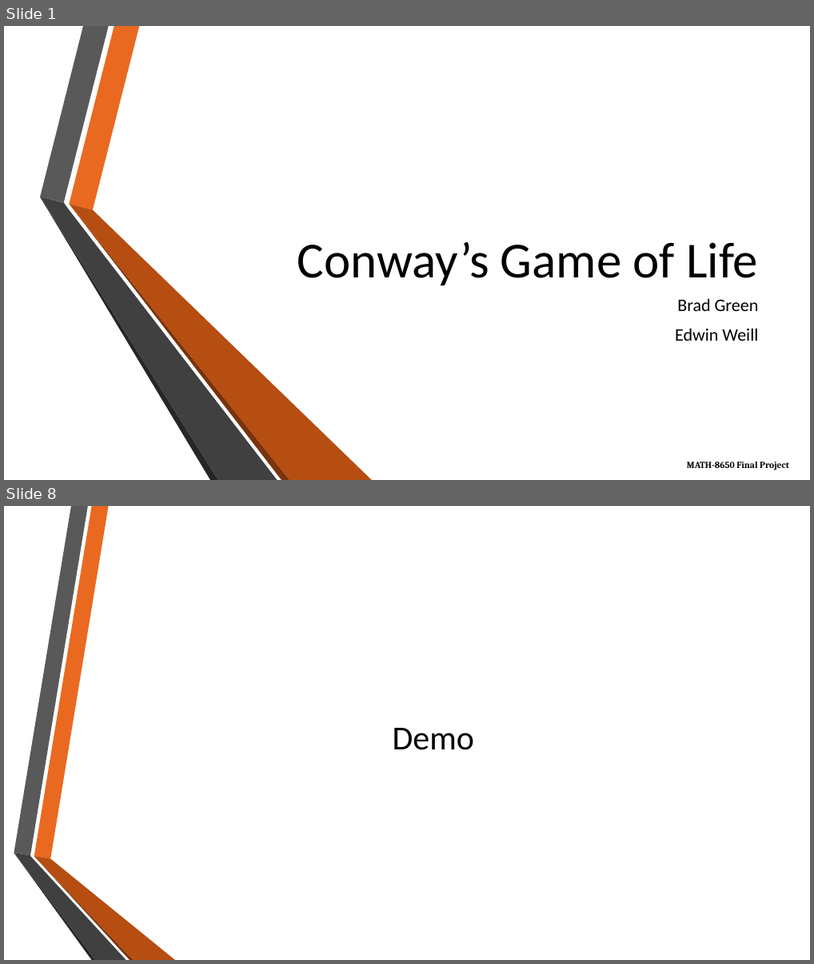
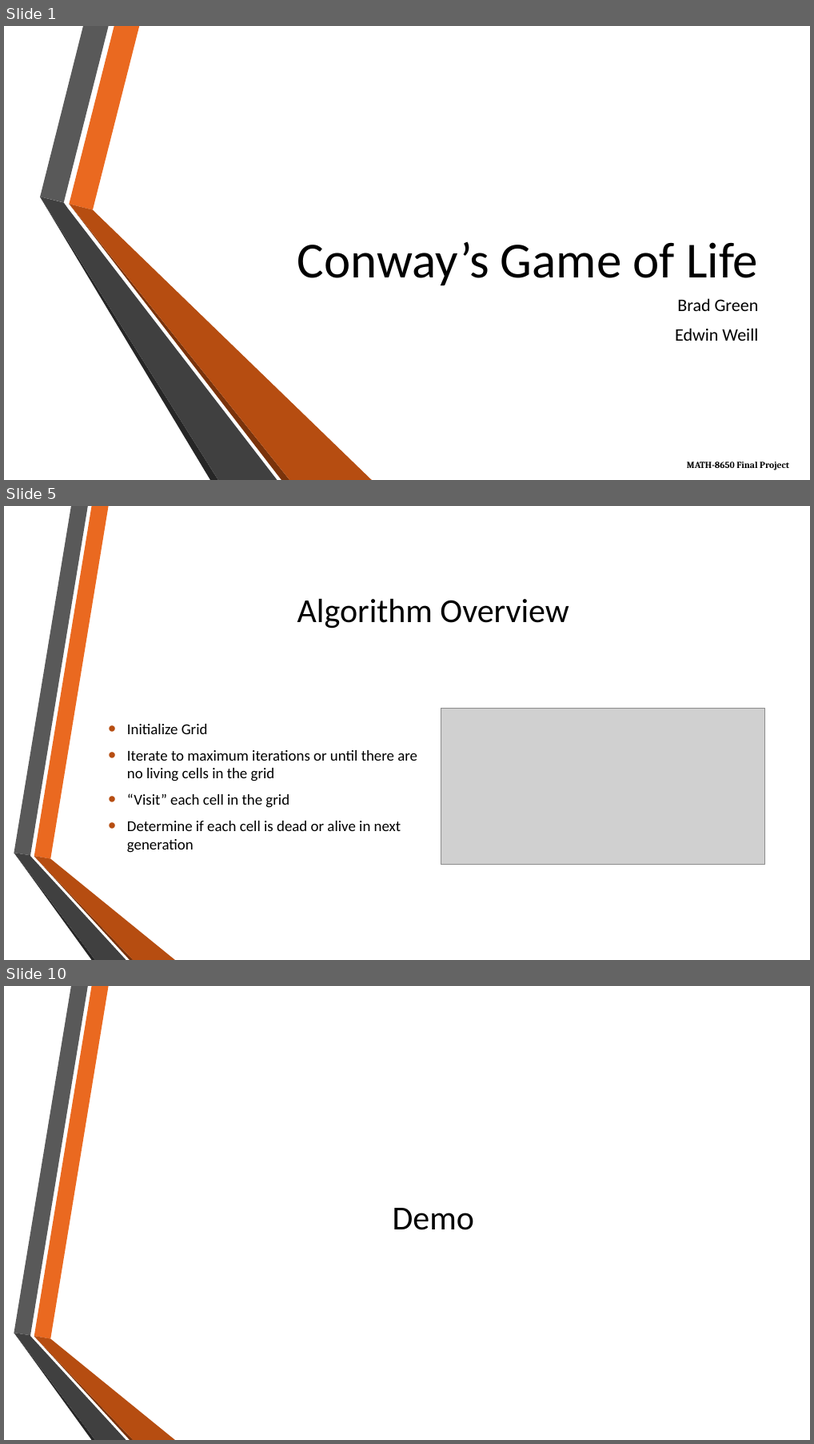
Before and after one commit to eweill/ConwayGameOfLife, a slide deck: presentation/ConwayGameOfLife.pptx. Shown one above the other, each under a label of ours: slides 1 and 8 before the commit, slides 1, 5 and 10 after it; the slides between them are not shown. The pictures are 814x964 and 814x1444 pixels, drawn with LibreOffice and Linux fonts; fonts in the diff are those of the drawing; grey boxes stand for pictures; background and template pictures are left out. Boxes give left, top, right and bottom in pixels: in the first picture for what was removed or moved away, otherwise in the second. Text is boxed around its words. In the diff, an @@ line names an element or a change of style, - is before the commit and + after.

```diff
--- a/presentation/ConwayGameOfLife.pptx
+++ b/presentation/ConwayGameOfLife.pptx
@@ slide 5 added at <box>4,506,810,960</box>, background picture (left out); not listed: 6 template elements that a slide beside it also shows @@
@@ title added at <box>298,599,569,628</box>, 40 pt, text #000000 @@
+Algorithm Overview
@@ picture added at <box>442,708,765,864</box> @@
@@ text added at <box>127,724,418,852</box>, 18 pt, text #000000 @@
+• Initialize Grid
+• Iterate to maximum iterations or until there are no living cells in the grid
+• “Visit” each cell in the grid
+• Determine if each cell is dead or alive in next generation
@@ what was slide 8 is now slide 10 @@
```
Also in this commit, not shown: 3 slides changed, 4 other slides added, 3 slides removed, 6 other files.
